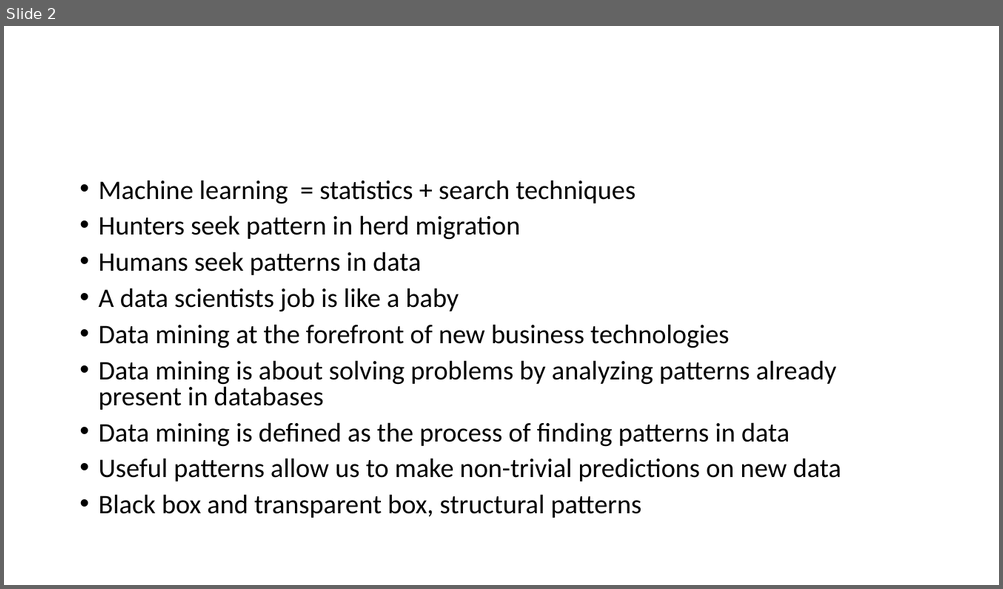
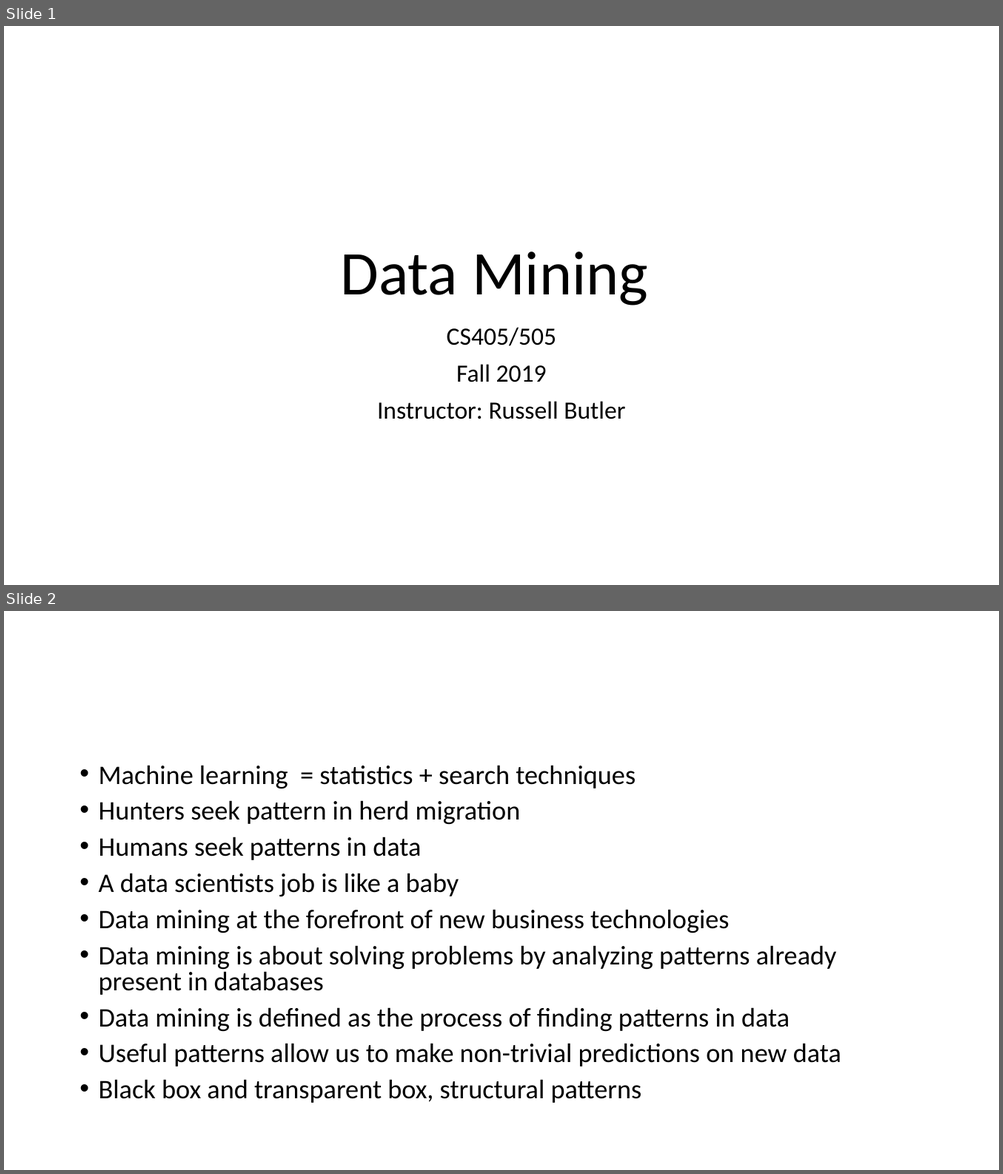
Before and after one commit to russellu/cs405, a slide deck: Lecture_intro.pptx. Shown one above the other, each under a label of ours: slide 2 before the commit, slides 1 and 2 after it. The pictures are 1003x589 and 1003x1174 pixels, drawn with LibreOffice and Linux fonts; fonts in the diff are those of the drawing. Boxes give left, top, right and bottom in pixels: in the first picture for what was removed or moved away, otherwise in the second. Text is boxed around its words. In the diff, an @@ line names an element or a change of style, - is before the commit and + after.

```diff
--- a/Lecture_intro.pptx
+++ b/Lecture_intro.pptx
@@ slide 1 added at bbox=[4, 26, 999, 585], background #FFFFFF @@
@@ title added at bbox=[341, 252, 648, 306], 60 pt, text #000000 @@
+Data Mining
@@ subtitle added at bbox=[377, 327, 625, 420], 24 pt, text #000000 @@
+CS405/505
+Fall 2019
+Instructor: Russell Butler
```
Also in this commit, not shown: 2 slides removed, 18 other files.
